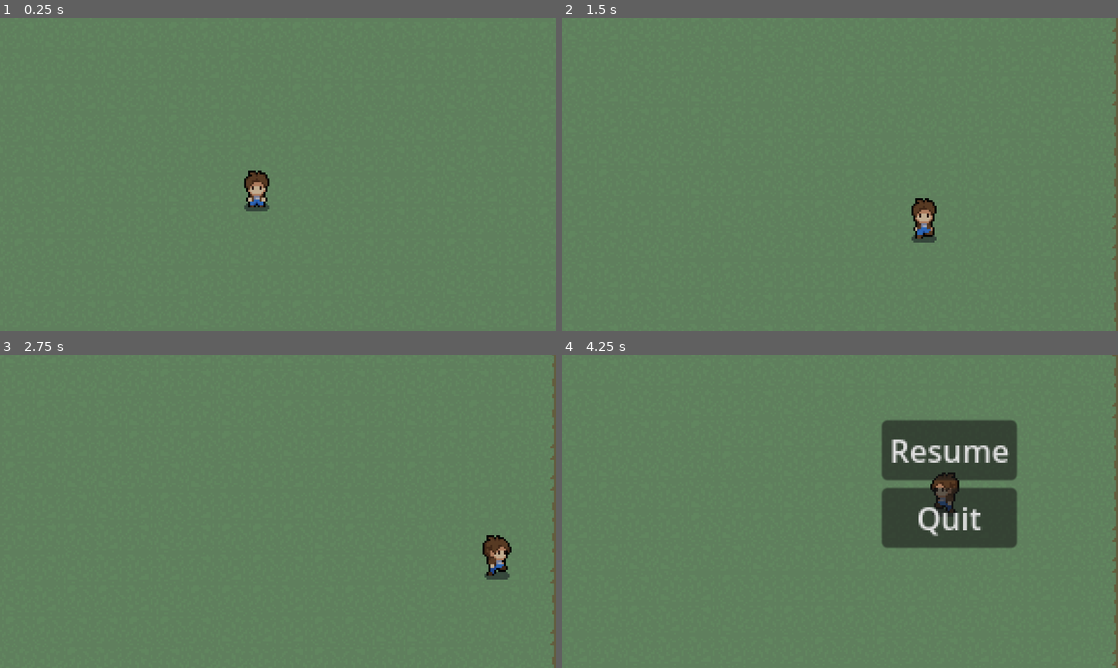
Above: before the commit, frames 1-4 (two rows, left to right).
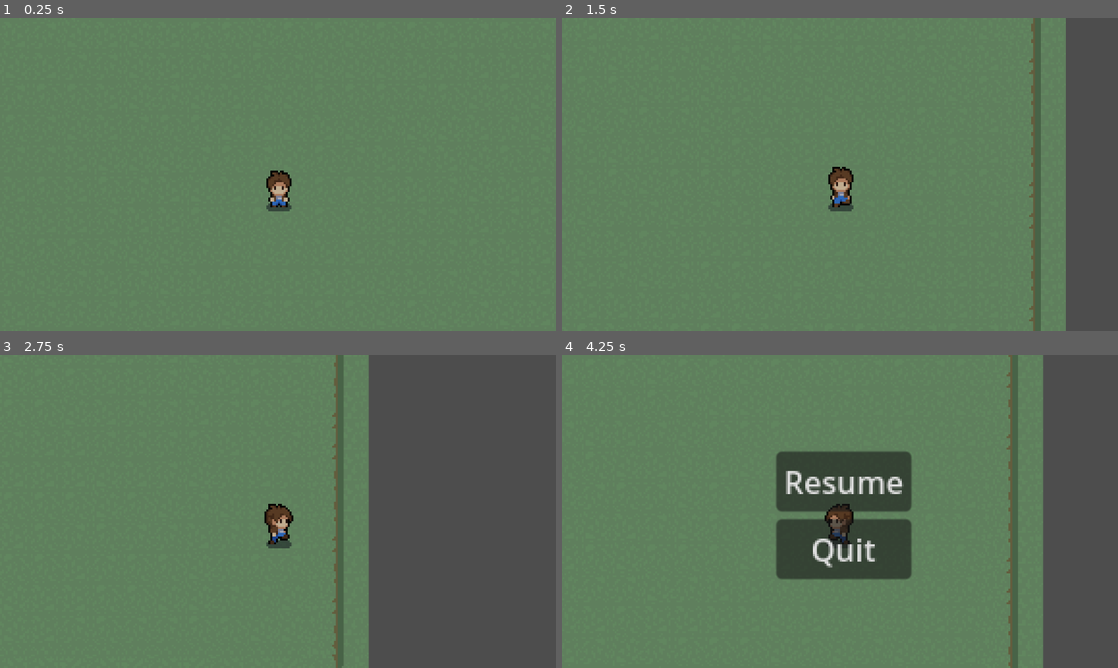
Above: after the commit, the same moments.

Repository: anqeloh/PlayList
Game: Godot game, scene res://Scenes/world.tscn
Two runs of this game, one before a commit and one after it. Both use one fixed random seed, a clock stepped at 60 frames per second and the inputs below.
Inputs (mouse positions are in pixels of both pictures, inside the frame that each line leads up to):
- Up to frame 1 (0.25 s): no input
- Up to frame 2 (1.5 s): tap Enter (ui_accept) at 0.5, 0.77 s; move the mouse to (962, 158) at 0.52 s; hold Right (ui_right) 0.53-1.28 s; click (962, 158) at 0.67 s; move the mouse to (728, 190) at 1.27 s; hold Down (ui_down) from 1.28 s (still down)
- Up to frame 3 (2.75 s): tap Enter (ui_accept) at 1.52 s; move the mouse to (333, 442) at 2.02 s; release Down (ui_down) at 2.03 s; hold Right (ui_right) from 2.03 s (still down)
- Up to frame 4 (4.25 s): move the mouse to (812, 574) at 2.77 s; release Right (ui_right) at 2.78 s; hold Up (ui_up) 2.78-3.53 s; click (812, 574) at 2.92 s; tap Enter (ui_accept) at 3.02, 3.77 s; move the mouse to (1006, 558) at 3.52 s; hold Left (ui_left) from 3.53 s (still down); tap Escape (pause) at 4.15 s

The runs differ from the first frame. In frame 1, 1.0% of the frame differs, in the area x 43-53%, y 48-62%; in frame 2, 12%; in frame 3, 35%, in the area x 47-100%, y 0-100%; in frame 4, 30%.

Commit message:
More Fix + Attack Info

Diff:
--- a/Scenes/battle.tscn
+++ b/Scenes/battle.tscn
@@ -288,10 +288,10 @@
 anchor_top = 0.5
 anchor_right = 0.5
 anchor_bottom = 0.5
-offset_left = 1210.0
-offset_top = 183.0
-offset_right = 1639.0
-offset_bottom = 344.0
+offset_left = 634.0
+offset_top = -141.0
+offset_right = 1063.0
+offset_bottom = 20.0
 grow_horizontal = 2
 grow_vertical = 2
 
--- a/Scenes/player.tscn
+++ b/Scenes/player.tscn
@@ -304,14 +304,3 @@
 animation = &"back_walk"
 frame = 2
 frame_progress = 0.53216
-
-[node name="Camera2D" type="Camera2D" parent="."]
-zoom = Vector2(4, 4)
-limit_left = -192
-limit_top = -159
-limit_right = 176
-limit_bottom = 160
-position_smoothing_speed = 8.0
-drag_horizontal_enabled = true
-drag_vertical_enabled = true
-drag_horizontal_offset = 0.1
--- a/Scenes/world.tscn
+++ b/Scenes/world.tscn
@@ -6,7 +6,7 @@
 [ext_resource type="PackedScene" uid="uid://c2kln4cpp3o18" path="res://Scenes/ctrl_level_tile_map.tscn" id="4_4q8ny"]
 
 [sub_resource type="RectangleShape2D" id="RectangleShape2D_tphwa"]
-size = Vector2(61, 15)
+size = Vector2(143, 21.5)
 
 [node name="World" type="Node2D"]
 script = ExtResource("1_ac8an")
@@ -17,7 +17,10 @@
 
 [node name="Player" parent="." instance=ExtResource("2_w7pd1")]
 
-[node name="PauseMenu" parent="Player" instance=ExtResource("2_jf3sv")]
+[node name="Camera2D2" type="Camera2D" parent="Player"]
+zoom = Vector2(4, 4)
+
+[node name="PauseMenu" parent="Player/Camera2D2" instance=ExtResource("2_jf3sv")]
 visible = false
 offset_left = -33.0
 offset_top = -31.0
@@ -25,9 +28,11 @@
 offset_bottom = -31.0
 
 [node name="BattleStart" type="Area2D" parent="."]
+collision_layer = 0
+collision_mask = 2
 
 [node name="CollisionShape2D" type="CollisionShape2D" parent="BattleStart"]
-position = Vector2(0.5, -89.5)
+position = Vector2(0, -91.75)
 shape = SubResource("RectangleShape2D_tphwa")
 
-[connection signal="area_entered" from="BattleStart" to="." method="_on_battle_start_area_entered"]
+[connection signal="body_entered" from="BattleStart" to="." method="_on_battle_start_body_entered"]
--- a/Scripts/battle_screen.gd
+++ b/Scripts/battle_screen.gd
@@ -27,6 +27,9 @@
 	$ActionsPanel/Actions1.show()
 	$ActionsPanel/Actions2.show()
 
+func _process(delta):
+	pointer_on_focus()
+
 
 func set_health(progress_bar, health, max_health):
 	progress_bar.value = health
@@ -71,7 +74,7 @@
 	display_text("You have escaped.")
 	await self.textbox_closed
 	await (get_tree().create_timer(0.25).timeout)
-	get_tree().quit()
+	get_tree().change_scene_to_file("res://Scenes/world.tscn")
 
 
 func _on_attack_pressed():
@@ -108,7 +111,7 @@
 		display_text("%s was defeated." % enemy.name)
 		await self.textbox_closed
 		await (get_tree().create_timer(0.25).timeout)
-		get_tree().quit()
+		get_tree().change_scene_to_file("res://Scenes/world.tscn")
 	else:
 		enemy_turn()
 
@@ -133,7 +136,7 @@
 		display_text("%s was defeated." % enemy.name)
 		await self.textbox_closed
 		await (get_tree().create_timer(0.25).timeout)
-		get_tree().quit()
+		get_tree().change_scene_to_file("res://Scenes/world.tscn")
 	else:
 		enemy_turn()
 
@@ -158,7 +161,7 @@
 		display_text("%s was defeated." % enemy.name)
 		await self.textbox_closed
 		await (get_tree().create_timer(0.25).timeout)
-		get_tree().quit()
+		get_tree().change_scene_to_file("res://Scenes/world.tscn")
 	else:
 		enemy_turn()
 
@@ -183,6 +186,16 @@
 		display_text("%s was defeated." % enemy.name)
 		await self.textbox_closed
 		await (get_tree().create_timer(0.25).timeout)
-		get_tree().quit()
-	else:
-		enemy_turn()
+		get_tree().change_scene_to_file("res://Scenes/world.tscn")
+	else:
+		enemy_turn()
+
+func pointer_on_focus():
+	if $AttackPanel/Actions/Attack1.is_hovered():
+		display_text("Attack 1: Attacks the enemy.")
+	if $AttackPanel/Actions/Attack2.is_hovered():
+		display_text("Attack 2: Attacks the enemy!")
+	if $AttackPanel/Actions2/Attack3.is_hovered():
+		display_text("Attack 3: Attacks the enemy?")
+	if $AttackPanel/Actions2/Attack4.is_hovered():
+		display_text("Attack 4: Attacks the enemy...")
--- a/Scripts/world.gd
+++ b/Scripts/world.gd
@@ -1,6 +1,6 @@
 extends Node2D
 
-@onready var pause_menu = $Player/PauseMenu
+@onready var pause_menu = $Player/Camera2D2/PauseMenu
 @onready var battle_start = $BattleStart
 
 var paused = false
@@ -21,7 +21,7 @@
 	paused = !paused
 
 
-
-
-func _on_battle_start_area_entered(area):
+func _on_battle_start_body_entered(body):
+	print("area has entered, prepare for battle!")
+	await (get_tree().create_timer(1.0).timeout)
 	get_tree().change_scene_to_file("res://Scenes/battle.tscn")
